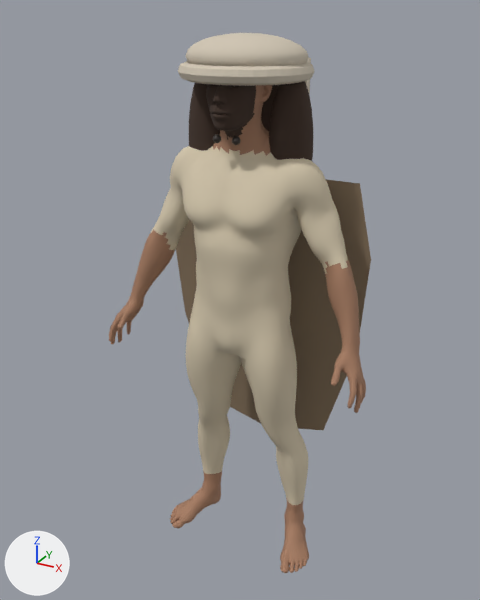
The glTF model assets/herod-temple/character/visitor-realistic-mobile.glb, before and after one commit.
Both versions are drawn from a camera (50 mm lens) standing at (1.001, -1.858, 1.932) and looking at (-0.029, 0.014, 0.996). The lights are fixed; the arrows at lower left show +X, +Y and +Z. The older version comes first. Vertices at exactly the same position are counted once.

Before the edit, the objects in view are built like this:
```python
me_female_v006lowresuv = bpy.data.meshes.new('female_v006lowresUV')
me_female_v006lowresuv.from_pydata(...)  # 10582 vertices, 21160 faces; spans x -0.48..0.48, y -0.2..0.12, z -0.01..1.85
# faces by material slot: [11708, 4714, 4738]
me_female_v006lowresuv.materials.append(mat_skin_warm_olive)  # brown #a67c61
me_female_v006lowresuv.materials.append(mat_linen_cream)  # beige #d7caaf
me_female_v006lowresuv.materials.append(mat_hair_dark_brown)  # brown #423229
me_sphere_003 = bpy.data.meshes.new('Sphere.003')
me_sphere_003.from_pydata(...)  # a UV sphere (20 segments, 12 rings, poles along z) spanning x -0.19..0.19, y -0.16..0.16, z 1.735..1.865
me_sphere_003.materials.append(mat_headscarf_linen)  # pale yellow #d0c5b3
me_torus = bpy.data.meshes.new('Torus')
me_torus.from_pydata(...)  # a torus around z (ring radius 0.18, tube radius 0.025) spanning x -0.205..0.205, y -0.205..0.205, z 1.735..1.785
me_torus.materials.append(mat_headscarf_linen)  # pale yellow #d0c5b3
ob_geo_body_male_realistic = bpy.data.objects.new('GEO-body_male_realistic', me_female_v006lowresuv)
ob_geo_body_male_realistic.location = (0.0, 0.0, 0.0)
ob_headscarf_band = bpy.data.objects.new('headscarf_band', me_torus)
ob_headscarf_band.location = (0.0, 0.0, 0.0)
ob_wrapped_headscarf = bpy.data.objects.new('wrapped_headscarf', me_sphere_003)
ob_wrapped_headscarf.location = (0.0, 0.0, 0.0)
# also in view: 'long_hair_right' at (0.145, 0.02, 1.54); 'long_hair_left' at (-0.145, 0.02, 1.54); 'woven_cape' at (0.0, 0.15, 0.905)
```
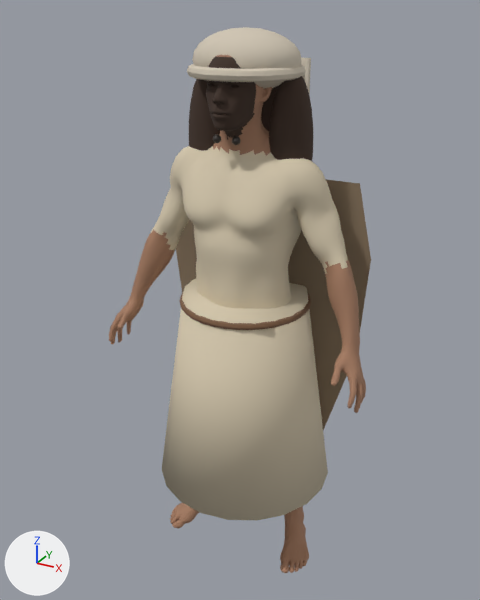
Where the change shows, as pixel boxes (x1, y1, x2, y2) in the pictures (480 x 600 px):
'knee_length_linen_robe', added (beige)
    after: (162, 279, 328, 521)
'wrapped_headscarf', rescaled
    before: (186, 33, 309, 66)
    after: (192, 27, 302, 89)
'headscarf_band', reshaped (14% narrower, 27% shorter)
    before: (178, 61, 315, 86)
    after: (187, 64, 305, 82)
'narrow_leather_belt', added (brown)
    after: (179, 292, 311, 330)

What changed in the scene script:
```text
Add mat_aged_leather:
    mat_aged_leather = principled_material('aged_leather')
    mat_aged_leather.base_color = (0.2, 0.105, 0.055)  # brown #7c5b42
    mat_aged_leather.roughness = 0.91
Change me_torus:
    used by ob_headscarf_band; location = (0.0, 0.0, 0.0)
    remove me_torus.from_pydata(...)  # 256 vertices, 512 faces; spans x -0.205..0.205, y -0.205..0.205, z 1.735..1.785
    add me_torus.from_pydata(...)  # 256 vertices, 512 faces; spans x -0.178..0.178, y -0.178..0.178, z 1.742..1.778
    me_torus part 1: 256 of 256 vertices moved; they spanned x -0.205..0.205, y -0.205..0.205, z 1.735..1.785 and now span x -0.178..0.178, y -0.178..0.178, z 1.742..1.778; mean shift (0.0, 0.0, 0.0)
Change me_sphere_003:
    used by ob_wrapped_headscarf; location = (0.0, 0.0, 0.0)
    remove me_sphere_003.from_pydata(...)  # 222 vertices, 440 faces; spans x -0.19..0.19, y -0.16..0.16, z 1.735..1.865
    add me_sphere_003.from_pydata(...)  # 222 vertices, 440 faces; spans x -0.17..0.17, y -0.14..0.14, z 1.7..1.88
    me_sphere_003 part 2: the whole mesh is scaled about its middle by (0.895, 0.875, 1.38), then moved by (0.0, 0.0, -0.01)
Add me_torus_001:
    me_torus_001.from_pydata(...)  # a torus around z (ring radius 0.215, tube radius 0.012) spanning x -0.227..0.227, y -0.227..0.227, z -0.012..0.012
    me_torus_001.materials.append(mat_aged_leather)  # brown #7c5b42
Add me_cone:
    me_cone.from_pydata(...)  # a 20-sided cut cone along z (radius 0.32 at the low end, 0.215 at the high end) spanning x -0.32..0.32, y -0.32..0.32, z -0.36..0.36
    me_cone.materials.append(mat_linen_cream)  # beige #d7caaf
Add ob_narrow_leather_belt:
    ob_narrow_leather_belt = bpy.data.objects.new('narrow_leather_belt', me_torus_001)
    ob_narrow_leather_belt.location = (0.0, 0.0, 1.01)
Add ob_knee_length_linen_robe:
    ob_knee_length_linen_robe = bpy.data.objects.new('knee_length_linen_robe', me_cone)
    ob_knee_length_linen_robe.location = (0.0, 0.0, 0.68)
```
